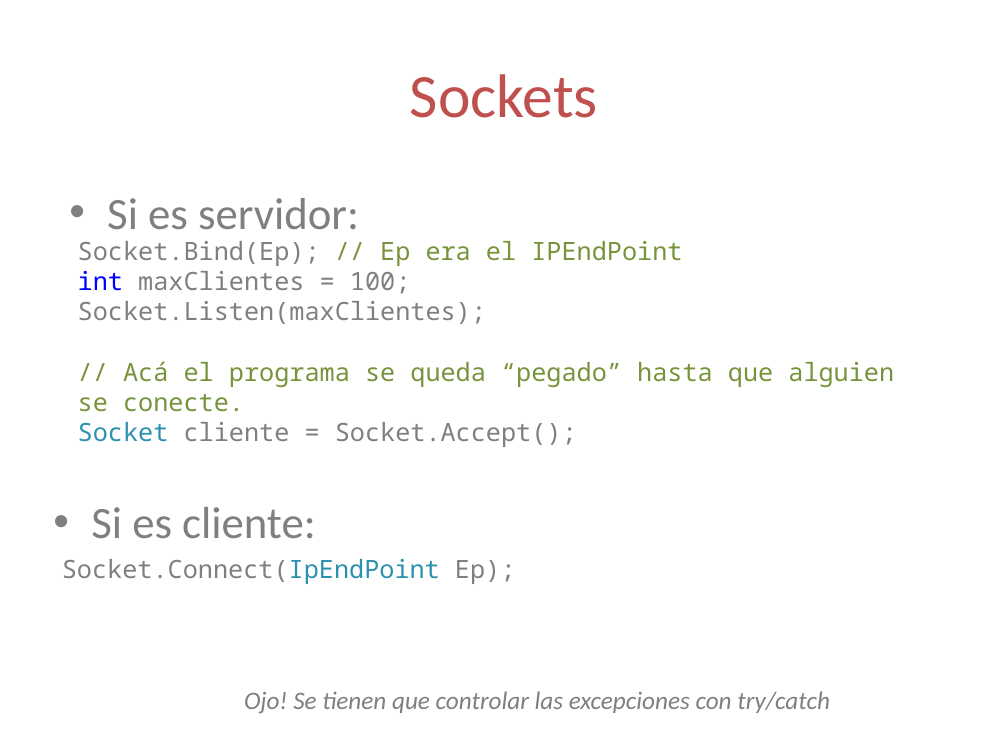
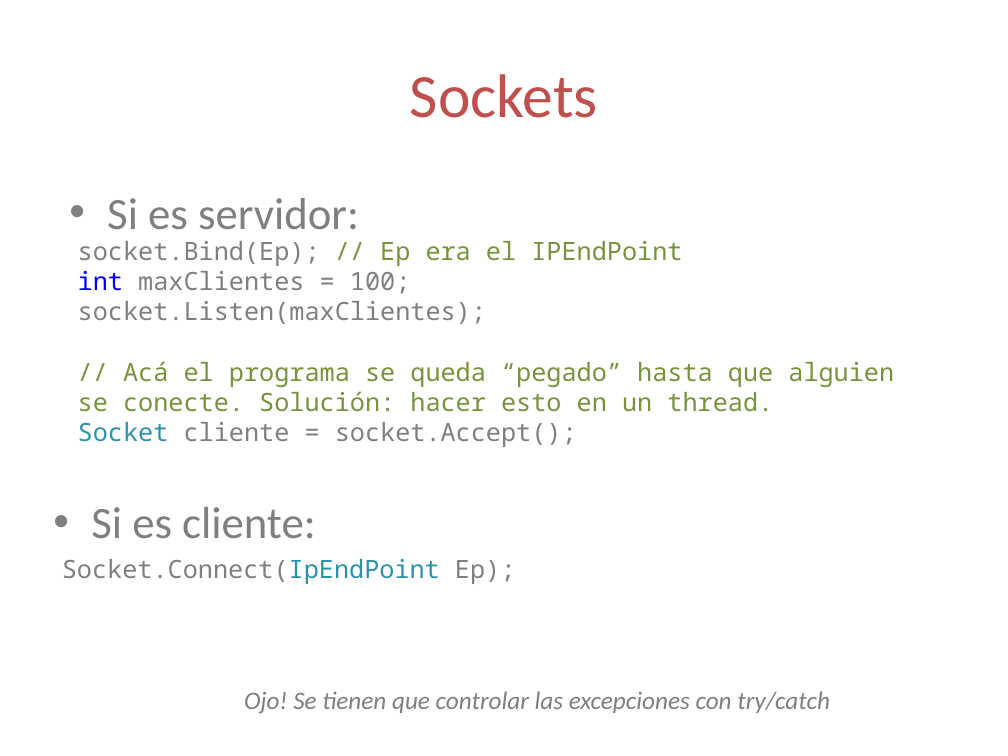
Before and after one commit to lopezjurip/AyudantiaIIC2233, a slide deck: slide 25 of Networking/Ayudantía Threads + Networking.pptx (slide 23 before the commit). Drawn at 1008x756 pixels with LibreOffice and Linux fonts; fonts in the diff are those of the drawing. Boxes give left, top, right and bottom in pixels: in the first picture for what was removed or moved away, otherwise in the second. Text is boxed around its words. In the diff, an @@ line names an element or a change of style, - is before the commit and + after.

```diff
--- a/Networking/Ayudantía Threads + Networking.pptx
+++ b/Networking/Ayudantía Threads + Networking.pptx
@@ text at [78,241,682,266]: text changed @@
-Socket.Bind(Ep); // Ep era el IPEndPoint
+socket.Bind(Ep); // Ep era el IPEndPoint
@@ text at [78,301,894,447]: text changed @@
-Socket.Listen(maxClientes);
-// Acá el programa se queda “pegado” hasta que alguien se conecte.
-Socket cliente = Socket.Accept();
+socket.Listen(maxClientes);
+// Acá el programa se queda “pegado” hasta que alguien se conecte. Solución: hacer esto en un thread.
+Socket cliente = socket.Accept();
```
Also in this commit, not shown: 13 other slides changed, 2 slides added, 30 other files.
